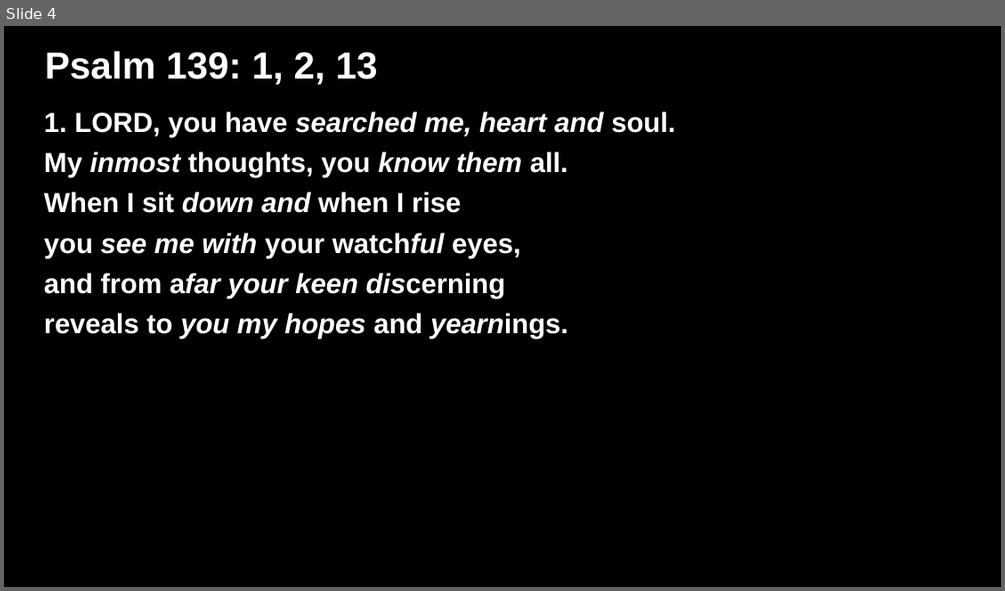
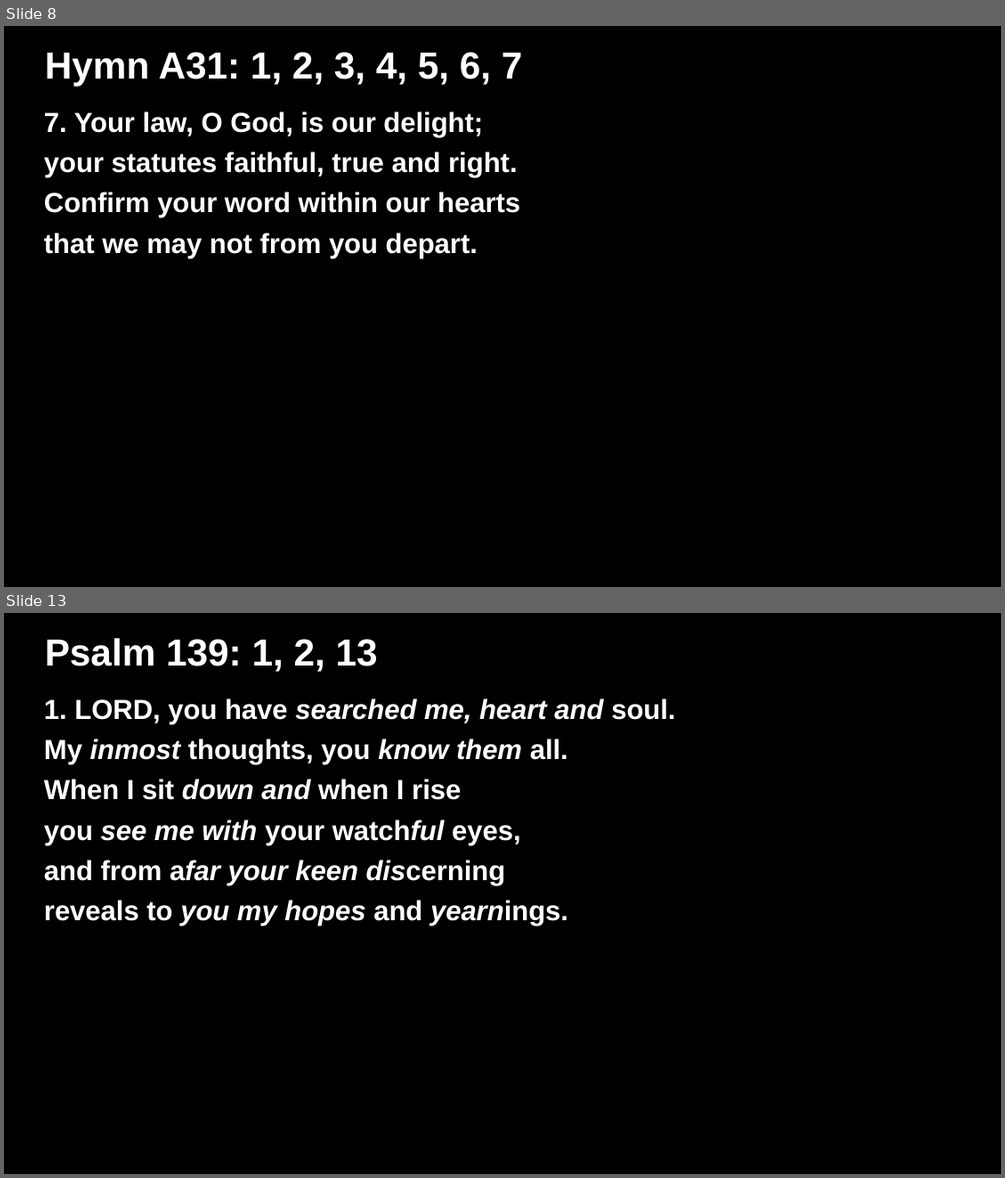
Before and after one commit to lfnincao/lyrics-presentation-creator, a slide deck: Lyrics.odp. Shown one above the other, each under a label of ours: slide 4 before the commit, slides 8 and 13 after it; the slides between them are not shown. The pictures are 1005x591 and 1005x1178 pixels, drawn with LibreOffice and Linux fonts; fonts in the diff are those of the drawing. Boxes give left, top, right and bottom in pixels: in the first picture for what was removed or moved away, otherwise in the second. Text is boxed around its words. In the diff, an @@ line names an element or a change of style, - is before the commit and + after.

```diff
--- a/Lyrics.odp
+++ b/Lyrics.odp
@@ slide 8 added at (x1=4, y1=26, x2=1001, y2=587), background #000000 @@
@@ title added at (x1=45, y1=52, x2=523, y2=86), 30 pt, text #FFFFFF, bold @@
+Hymn A31: 1, 2, 3, 4, 5, 6, 7
@@ subtitle added at (x1=44, y1=111, x2=520, y2=258), 22 pt, text #FFFFFF, bold @@
+7. Your law, O God, is our delight;
+your statutes faithful, true and right.
+Confirm your word within our hearts
+that we may not from you depart.
@@ what was slide 4 is now slide 13 @@
```
Also in this commit, not shown: 3 slides changed, 8 other slides added, 2 other files.
